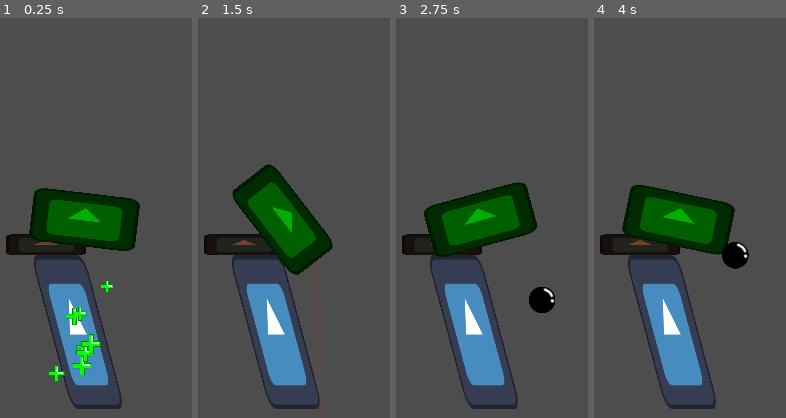
Above: before the commit, frames 1-4 (left to right).
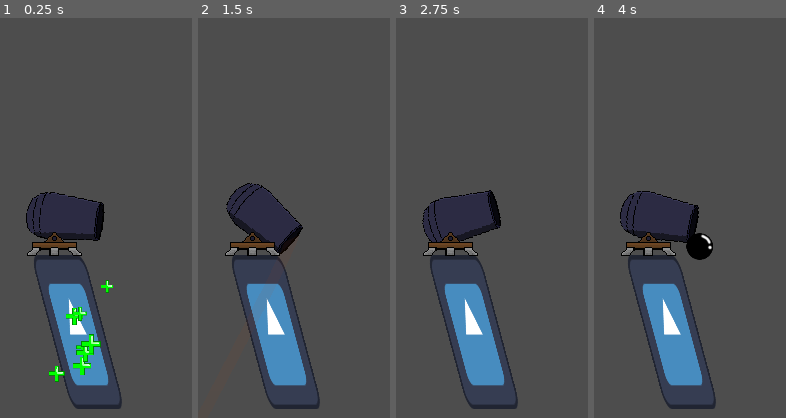
Above: after the commit, the same moments.

Repository: GabrFelps/Protect-LABIRAS
Game: Godot game, scene res://scenes/world.tscn
Two runs of this game, one before a commit and one after it. Both use one fixed random seed, a clock stepped at 60 frames per second and the inputs below. The project has no main scene, so this scene is started directly. The engine's default icon, where the game draws it, is replaced by a stand-in: a white triangle on a blue panel in a dark square.
Inputs (mouse positions are in pixels of both pictures, inside the frame that each line leads up to):
- Up to frame 1 (0.25 s): no input
- Up to frame 2 (1.5 s): move the mouse to (outside the picture) at 0.52 s; click (outside the picture) at 0.67 s; move the mouse to (290, 266) at 1.27 s; click (290, 266) at 1.42 s
- Up to frame 3 (2.75 s): tap Enter at 2 s; move the mouse to (outside the picture) at 2.02 s; click (outside the picture) at 2.17 s
- Up to frame 4 (4 s): move the mouse to (outside the picture) at 2.77 s; click (outside the picture) at 2.92 s; tap Space at 3.5 s; move the mouse to (outside the picture) at 3.52 s; click (outside the picture) at 3.67 s

The runs differ from the first frame. In frame 1, 8.9% of the frame differs, in the area x 3-73%, y 42-60%; in frame 2, 9.6%; in frame 3, 9.2%; in frame 4, 9.9%, in the area x 3-81%, y 41-63%.

Commit message:
add: cannon assets

Diff:
--- a/game/scenes/cannon.tscn
+++ b/game/scenes/cannon.tscn
@@ -1,7 +1,8 @@
-[gd_scene load_steps=4 format=3 uid="uid://wlsbi66507wv"]
+[gd_scene load_steps=5 format=3 uid="uid://wlsbi66507wv"]
 
-[ext_resource type="Texture2D" uid="uid://dmjh45flc8afq" path="res://icon.svg" id="1_38htl"]
 [ext_resource type="Script" path="res://scripts/cannon.gd" id="1_vairv"]
+[ext_resource type="Texture2D" uid="uid://7viopkbw5s6n" path="res://assets/canhao.png" id="2_w7v0g"]
+[ext_resource type="Texture2D" uid="uid://ncljyrrfj6f2" path="res://assets/base_canhao.png" id="3_2fbfn"]
 
 [sub_resource type="Gradient" id="Gradient_hdi2m"]
 offsets = PackedFloat32Array(0.00561798, 0.395833, 0.8125)
@@ -9,21 +10,15 @@
 
 [node name="Cannon" type="Area2D"]
 script = ExtResource("1_vairv")
-
-[node name="Base" type="Sprite2D" parent="."]
-modulate = Color(0.437793, 0.261063, 0.149802, 1)
-position = Vector2(-12, 30)
-scale = Vector2(0.75, 0.2)
-texture = ExtResource("1_38htl")
+launchPowMultiplier = 10.0
 
 [node name="CannonBarrel" type="Sprite2D" parent="."]
-self_modulate = Color(0, 0.686638, 3.85046e-07, 1)
+texture_filter = 1
 position = Vector2(34, 0)
-scale = Vector2(1, 0.5)
-texture = ExtResource("1_38htl")
+texture = ExtResource("2_w7v0g")
 
 [node name="ShootingPosition" type="Marker2D" parent="CannonBarrel"]
-position = Vector2(63, 0)
+position = Vector2(42, -4)
 scale = Vector2(1, 2)
 
 [node name="Trajectory" type="Line2D" parent="CannonBarrel/ShootingPosition"]
@@ -31,3 +26,9 @@
 width = 12.0
 gradient = SubResource("Gradient_hdi2m")
 end_cap_mode = 2
+
+[node name="Base" type="Sprite2D" parent="."]
+texture_filter = 1
+position = Vector2(21, 32)
+scale = Vector2(1.5, 1.5)
+texture = ExtResource("3_2fbfn")
--- a/game/scenes/world.tscn
+++ b/game/scenes/world.tscn
@@ -9,11 +9,8 @@
 [node name="Wall" parent="." instance=ExtResource("2_7jij6")]
 position = Vector2(271, 377)
 
-[node name="Cannon" parent="." instance=ExtResource("1_eet01")]
-position = Vector2(245, 242)
-launchPowMultiplier = 10.0
-
 [node name="Ground" parent="." instance=ExtResource("3_6kyds")]
 position = Vector2(468, 466)
 
-[editable path="Cannon"]
+[node name="Cannon" parent="." instance=ExtResource("1_eet01")]
+position = Vector2(222, 240)
Binary file added: game/assets/base_canhao.png
Not shown, added: game/assets/base_canhao.png.import
Binary file added: game/assets/canhao.png
Not shown, added: game/assets/canhao.png.import
